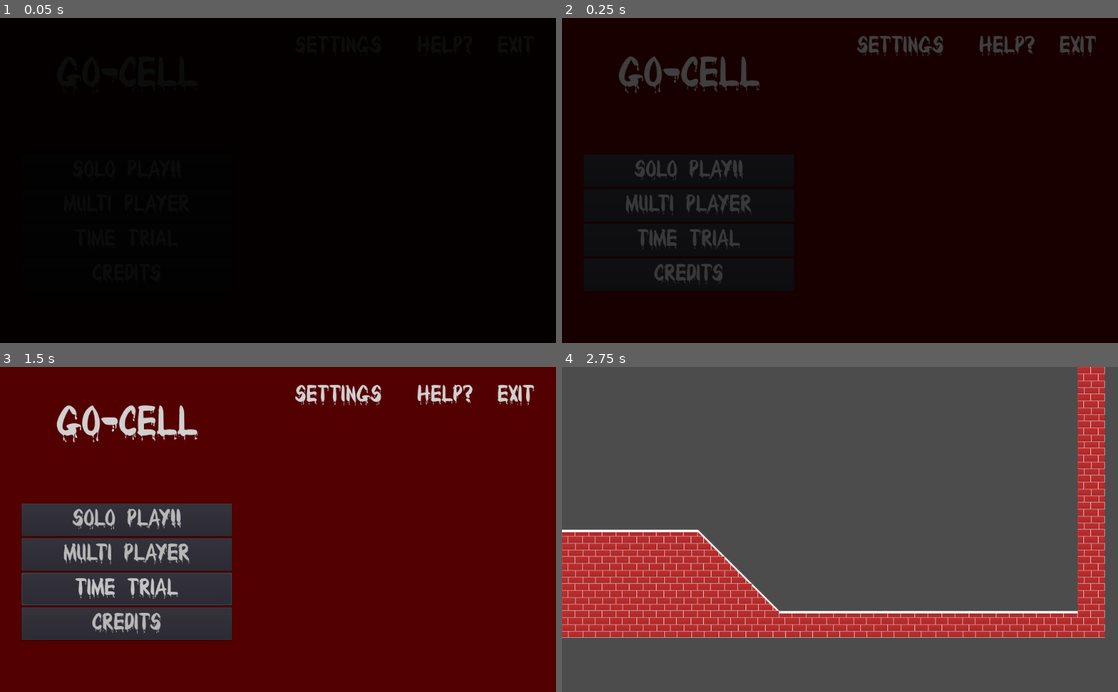
Above: before the commit, frames 1-4 (two rows, left to right).
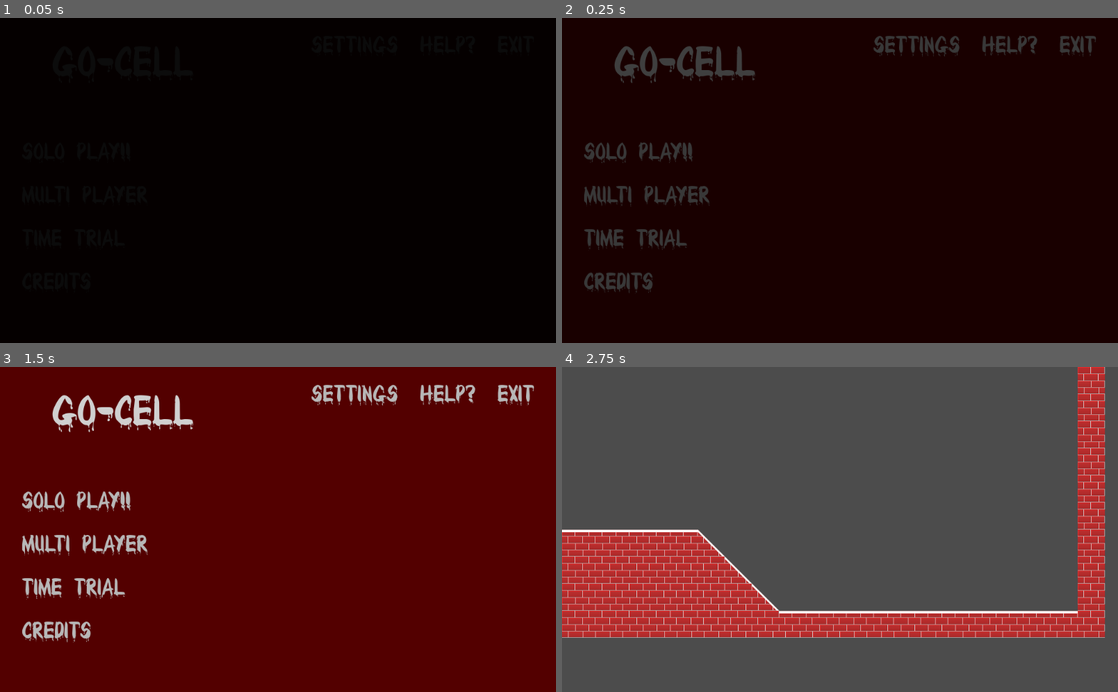
Above: after the commit, the same moments.

Repository: ichlaffterlalu/gocell
Game: Godot game, scene res://Scenes/MainMenu/MainMenu.tscn
Two runs of this game, one before a commit and one after it. Both use one fixed random seed, a clock stepped at 60 frames per second and the inputs below. The engine's default icon, where the game draws it, is replaced by a stand-in: a white triangle on a blue panel in a dark square.
Inputs:
- Up to frame 1 (0.05 s): no input
- Up to frame 2 (0.25 s): no input
- Up to frame 3 (1.5 s): click "Multi Player" at 0.5 s; click "Time Trial" at 1.25 s
- Up to frame 4 (2.75 s): click "Credits" at 2 s

The runs differ from the first frame. In frame 2, 5.9% of the frame differs, in the area x 4-86%, y 5-85%; in frame 3, 19%, in the area x 3-96%, y 5-85%; in frame 4, nothing differs.

Commit message:
Changing style from standard button to link button

Diff:
--- a/Prototype/Platforming Danin/Fonts/Main Menu Font.tres
+++ b/Prototype/Platforming Danin/Scenes/MainMenu/Main Menu Font.tres
@@ -8,4 +8,4 @@
 use_mipmaps = false
 use_filter = false
 font_data = ExtResource( 1 )
-_sections_unfolded = [ "Font", "Resource", "Settings" ]
+_sections_unfolded = [ "Extra Spacing", "Font", "Resource", "Settings" ]
--- a/Prototype/Platforming Danin/Scenes/MainMenu/MainMenu.tscn
+++ b/Prototype/Platforming Danin/Scenes/MainMenu/MainMenu.tscn
@@ -1,8 +1,8 @@
 [gd_scene load_steps=8 format=2]
 
 [ext_resource path="res://Scenes/MainMenu/MainMenu.gd" type="Script" id=1]
-[ext_resource path="res://Fonts/Title Font.tres" type="DynamicFont" id=2]
-[ext_resource path="res://Fonts/Main Menu Font.tres" type="DynamicFont" id=3]
+[ext_resource path="res://Scenes/MainMenu/Title Font.tres" type="DynamicFont" id=2]
+[ext_resource path="res://Scenes/MainMenu/Main Menu Font.tres" type="DynamicFont" id=3]
 [ext_resource path="res://Scenes/MainMenu/MainMenuButton.gd" type="Script" id=4]
 [ext_resource path="res://Scenes/MainMenu/Fade.gd" type="Script" id=5]
 
@@ -110,8 +110,9 @@
 mouse_default_cursor_shape = 0
 size_flags_horizontal = 1
 size_flags_vertical = 1
+custom_constants/separation = 40
 alignment = 0
-_sections_unfolded = [ "Rect" ]
+_sections_unfolded = [ "Rect", "custom_constants" ]
 
 [node name="LeftSide" type="VBoxContainer" parent="MainPage/MarginContainer/HBoxContainer" index="0"]
 
@@ -119,7 +120,7 @@
 anchor_top = 0.0
 anchor_right = 0.0
 anchor_bottom = 0.0
-margin_right = 387.0
+margin_right = 372.0
 margin_bottom = 540.0
 rect_pivot_offset = Vector2( 0, 0 )
 rect_clip_content = false
@@ -128,8 +129,9 @@
 size_flags_horizontal = 3
 size_flags_vertical = 3
 size_flags_stretch_ratio = 0.7
+custom_constants/separation = 40
 alignment = 0
-_sections_unfolded = [ "Rect", "Size Flags" ]
+_sections_unfolded = [ "Rect", "Size Flags", "custom_constants" ]
 
 [node name="CenterContainer" type="CenterContainer" parent="MainPage/MarginContainer/HBoxContainer/LeftSide" index="0"]
 
@@ -137,15 +139,15 @@
 anchor_top = 0.0
 anchor_right = 0.0
 anchor_bottom = 0.0
-margin_right = 387.0
-margin_bottom = 153.0
+margin_right = 372.0
+margin_bottom = 115.0
 rect_pivot_offset = Vector2( 0, 0 )
 rect_clip_content = false
 mouse_filter = 0
 mouse_default_cursor_shape = 0
 size_flags_horizontal = 3
 size_flags_vertical = 3
-size_flags_stretch_ratio = 0.4
+size_flags_stretch_ratio = 0.3
 use_top_left = false
 _sections_unfolded = [ "Margin", "Size Flags", "Theme" ]
 
@@ -155,10 +157,10 @@
 anchor_top = 0.0
 anchor_right = 0.0
 anchor_bottom = 0.0
-margin_left = 63.0
-margin_top = 37.0
-margin_right = 324.0
-margin_bottom = 116.0
+margin_left = 55.0
+margin_top = 18.0
+margin_right = 316.0
+margin_bottom = 97.0
 rect_pivot_offset = Vector2( 0, 0 )
 rect_clip_content = false
 mouse_filter = 2
@@ -178,8 +180,8 @@
 anchor_top = 0.0
 anchor_right = 0.0
 anchor_bottom = 0.0
-margin_top = 157.0
-margin_right = 387.0
+margin_top = 155.0
+margin_right = 372.0
 margin_bottom = 540.0
 rect_pivot_offset = Vector2( 0, 0 )
 rect_clip_content = false
@@ -187,123 +189,116 @@
 mouse_default_cursor_shape = 0
 size_flags_horizontal = 3
 size_flags_vertical = 3
+custom_constants/separation = 20
 alignment = 1
-_sections_unfolded = [ "Hint", "Size Flags" ]
-
-[node name="SinglePlayer" type="Button" parent="MainPage/MarginContainer/HBoxContainer/LeftSide/MenuButtons" index="0"]
-
-anchor_left = 0.0
-anchor_top = 0.0
-anchor_right = 0.0
-anchor_bottom = 0.0
-margin_top = 65.0
-margin_right = 387.0
-margin_bottom = 125.0
+_sections_unfolded = [ "Hint", "Size Flags", "custom_constants" ]
+
+[node name="SinglePlayer" type="LinkButton" parent="MainPage/MarginContainer/HBoxContainer/LeftSide/MenuButtons" index="0"]
+
+anchor_left = 0.0
+anchor_top = 0.0
+anchor_right = 0.0
+anchor_bottom = 0.0
+margin_top = 42.0
+margin_right = 372.0
+margin_bottom = 102.0
 rect_min_size = Vector2( 0, 60 )
 rect_pivot_offset = Vector2( 0, 0 )
 rect_clip_content = false
-focus_mode = 2
-mouse_filter = 0
-mouse_default_cursor_shape = 0
-size_flags_horizontal = 1
-size_flags_vertical = 1
-custom_fonts/font = ExtResource( 3 )
-toggle_mode = false
-enabled_focus_mode = 2
+mouse_filter = 0
+mouse_default_cursor_shape = 2
+size_flags_horizontal = 1
+size_flags_vertical = 1
+custom_fonts/font = ExtResource( 3 )
+toggle_mode = false
+enabled_focus_mode = 0
 shortcut = null
 group = null
 text = "Solo Play!!"
-flat = false
-align = 1
+underline = 1
 script = ExtResource( 4 )
-_sections_unfolded = [ "Margin", "Rect", "Size Flags", "custom_fonts" ]
+_sections_unfolded = [ "Margin", "Rect", "Size Flags", "custom_colors", "custom_fonts" ]
 scene_to_load = "res://Scenes/World.tscn"
 
-[node name="MultiPlayer" type="Button" parent="MainPage/MarginContainer/HBoxContainer/LeftSide/MenuButtons" index="1"]
-
-anchor_left = 0.0
-anchor_top = 0.0
-anchor_right = 0.0
-anchor_bottom = 0.0
-margin_top = 129.0
-margin_right = 387.0
-margin_bottom = 189.0
+[node name="MultiPlayer" type="LinkButton" parent="MainPage/MarginContainer/HBoxContainer/LeftSide/MenuButtons" index="1"]
+
+anchor_left = 0.0
+anchor_top = 0.0
+anchor_right = 0.0
+anchor_bottom = 0.0
+margin_top = 122.0
+margin_right = 372.0
+margin_bottom = 182.0
 rect_min_size = Vector2( 0, 60 )
 rect_pivot_offset = Vector2( 0, 0 )
 rect_clip_content = false
-focus_mode = 2
-mouse_filter = 0
-mouse_default_cursor_shape = 0
-size_flags_horizontal = 1
-size_flags_vertical = 1
-custom_fonts/font = ExtResource( 3 )
-toggle_mode = false
-enabled_focus_mode = 2
+mouse_filter = 0
+mouse_default_cursor_shape = 2
+size_flags_horizontal = 1
+size_flags_vertical = 1
+custom_fonts/font = ExtResource( 3 )
+toggle_mode = false
+enabled_focus_mode = 0
 shortcut = null
 group = null
 text = "Multi Player"
-flat = false
-align = 1
+underline = 1
 script = ExtResource( 4 )
 _sections_unfolded = [ "Margin", "Rect", "custom_fonts" ]
 scene_to_load = "res://Scenes/World.tscn"
 
-[node name="TimeTrial" type="Button" parent="MainPage/MarginContainer/HBoxContainer/LeftSide/MenuButtons" index="2"]
-
-anchor_left = 0.0
-anchor_top = 0.0
-anchor_right = 0.0
-anchor_bottom = 0.0
-margin_top = 193.0
-margin_right = 387.0
-margin_bottom = 253.0
+[node name="TimeTrial" type="LinkButton" parent="MainPage/MarginContainer/HBoxContainer/LeftSide/MenuButtons" index="2"]
+
+anchor_left = 0.0
+anchor_top = 0.0
+anchor_right = 0.0
+anchor_bottom = 0.0
+margin_top = 202.0
+margin_right = 372.0
+margin_bottom = 262.0
 rect_min_size = Vector2( 0, 60 )
 rect_pivot_offset = Vector2( 0, 0 )
 rect_clip_content = false
-focus_mode = 2
-mouse_filter = 0
-mouse_default_cursor_shape = 0
-size_flags_horizontal = 1
-size_flags_vertical = 1
-custom_fonts/font = ExtResource( 3 )
-toggle_mode = false
-enabled_focus_mode = 2
+mouse_filter = 0
+mouse_default_cursor_shape = 2
+size_flags_horizontal = 1
+size_flags_vertical = 1
+custom_fonts/font = ExtResource( 3 )
+toggle_mode = false
+enabled_focus_mode = 0
 shortcut = null
 group = null
 text = "Time Trial"
-flat = false
-align = 1
+underline = 1
 script = ExtResource( 4 )
 _sections_unfolded = [ "Margin", "Rect", "custom_fonts" ]
 scene_to_load = "res://Scenes/World.tscn"
 
-[node name="Credits2" type="Button" parent="MainPage/MarginContainer/HBoxContainer/LeftSide/MenuButtons" index="3"]
-
-anchor_left = 0.0
-anchor_top = 0.0
-anchor_right = 0.0
-anchor_bottom = 0.0
-margin_top = 257.0
-margin_right = 387.0
-margin_bottom = 317.0
+[node name="Credits2" type="LinkButton" parent="MainPage/MarginContainer/HBoxContainer/LeftSide/MenuButtons" index="3"]
+
+anchor_left = 0.0
+anchor_top = 0.0
+anchor_right = 0.0
+anchor_bottom = 0.0
+margin_top = 282.0
+margin_right = 372.0
+margin_bottom = 342.0
 rect_min_size = Vector2( 0, 60 )
 rect_pivot_offset = Vector2( 0, 0 )
 rect_clip_content = false
-focus_mode = 2
-mouse_filter = 0
-mouse_default_cursor_shape = 0
-size_flags_horizontal = 1
-size_flags_vertical = 1
-custom_fonts/font = ExtResource( 3 )
-toggle_mode = false
-enabled_focus_mode = 2
+mouse_filter = 0
+mouse_default_cursor_shape = 2
+size_flags_horizontal = 1
+size_flags_vertical = 1
+custom_fonts/font = ExtResource( 3 )
+toggle_mode = false
+enabled_focus_mode = 0
 shortcut = null
 group = null
 text = "Credits"
-flat = false
-align = 1
+underline = 1
 script = ExtResource( 4 )
-_sections_unfolded = [ "Margin", "Rect", "custom_fonts" ]
+_sections_unfolded = [ "Anchor", "Margin", "Rect", "custom_fonts" ]
 scene_to_load = "res://Scenes/World.tscn"
 
 [node name="RightSide" type="VBoxContainer" parent="MainPage/MarginContainer/HBoxContainer" index="1"]
@@ -312,7 +307,7 @@
 anchor_top = 0.0
 anchor_right = 0.0
 anchor_bottom = 0.0
-margin_left = 391.0
+margin_left = 412.0
 margin_right = 944.0
 margin_bottom = 540.0
 rect_pivot_offset = Vector2( 0, 0 )
@@ -324,13 +319,13 @@
 alignment = 0
 _sections_unfolded = [ "Margin", "Size Flags" ]
 
-[node name="HBoxContainer" type="HBoxContainer" parent="MainPage/MarginContainer/HBoxContainer/RightSide" index="0"]
-
-anchor_left = 0.0
-anchor_top = 0.0
-anchor_right = 0.0
-anchor_bottom = 0.0
-margin_right = 553.0
+[node name="GameOptions" type="HBoxContainer" parent="MainPage/MarginContainer/HBoxContainer/RightSide" index="0"]
+
+anchor_left = 0.0
+anchor_top = 0.0
+anchor_right = 0.0
+anchor_bottom = 0.0
+margin_right = 532.0
 margin_bottom = 45.0
 rect_pivot_offset = Vector2( 0, 0 )
 rect_clip_content = false
@@ -338,77 +333,83 @@
 mouse_default_cursor_shape = 0
 size_flags_horizontal = 1
 size_flags_vertical = 1
+custom_constants/separation = 40
 alignment = 0
-
-[node name="Settings" type="Label" parent="MainPage/MarginContainer/HBoxContainer/RightSide/HBoxContainer" index="0"]
-
-anchor_left = 0.0
-anchor_top = 0.0
-anchor_right = 0.0
-anchor_bottom = 0.0
-margin_right = 272.0
+_sections_unfolded = [ "custom_constants" ]
+
+[node name="Settings" type="LinkButton" parent="MainPage/MarginContainer/HBoxContainer/RightSide/GameOptions" index="0"]
+
+anchor_left = 0.0
+anchor_top = 0.0
+anchor_right = 0.0
+anchor_bottom = 0.0
+margin_left = 121.0
+margin_right = 281.0
 margin_bottom = 45.0
 rect_pivot_offset = Vector2( 0, 0 )
 rect_clip_content = false
-mouse_filter = 2
-mouse_default_cursor_shape = 0
-size_flags_horizontal = 11
-size_flags_vertical = 8
-custom_fonts/font = ExtResource( 3 )
+mouse_filter = 0
+mouse_default_cursor_shape = 2
+size_flags_horizontal = 10
+size_flags_vertical = 4
+custom_fonts/font = ExtResource( 3 )
+toggle_mode = false
+enabled_focus_mode = 0
+shortcut = null
+group = null
 text = "Settings"
-align = 2
-percent_visible = 1.0
-lines_skipped = 0
-max_lines_visible = -1
+underline = 1
 _sections_unfolded = [ "Anchor", "Margin", "Rect", "Size Flags", "custom_colors", "custom_fonts" ]
 
-[node name="Help" type="Label" parent="MainPage/MarginContainer/HBoxContainer/RightSide/HBoxContainer" index="1"]
-
-anchor_left = 0.0
-anchor_top = 0.0
-anchor_right = 0.0
-anchor_bottom = 0.0
-margin_left = 276.0
-margin_right = 439.0
+[node name="Help" type="LinkButton" parent="MainPage/MarginContainer/HBoxContainer/RightSide/GameOptions" index="1"]
+
+anchor_left = 0.0
+anchor_top = 0.0
+anchor_right = 0.0
+anchor_bottom = 0.0
+margin_left = 321.0
+margin_right = 424.0
 margin_bottom = 45.0
 rect_pivot_offset = Vector2( 0, 0 )
 rect_clip_content = false
-mouse_filter = 2
-mouse_default_cursor_shape = 0
-size_flags_horizontal = 11
-size_flags_vertical = 8
-size_flags_stretch_ratio = 0.6
-custom_fonts/font = ExtResource( 3 )
+mouse_filter = 0
+mouse_default_cursor_shape = 2
+size_flags_horizontal = 4
+size_flags_vertical = 6
+custom_fonts/font = ExtResource( 3 )
+toggle_mode = false
+enabled_focus_mode = 0
+shortcut = null
+group = null
 text = "Help?"
-align = 2
-percent_visible = 1.0
-lines_skipped = 0
-max_lines_visible = -1
+underline = 1
+script = ExtResource( 4 )
 _sections_unfolded = [ "Anchor", "Size Flags", "custom_colors", "custom_fonts" ]
-
-[node name="Exit" type="Label" parent="MainPage/MarginContainer/HBoxContainer/RightSide/HBoxContainer" index="2"]
-
-anchor_left = 0.0
-anchor_top = 0.0
-anchor_right = 0.0
-anchor_bottom = 0.0
-margin_left = 443.0
-margin_right = 553.0
+scene_to_load = "res://Scenes/World.tscn"
+
+[node name="Exit" type="LinkButton" parent="MainPage/MarginContainer/HBoxContainer/RightSide/GameOptions" index="2"]
+
+anchor_left = 0.0
+anchor_top = 0.0
+anchor_right = 0.0
+anchor_bottom = 0.0
+margin_left = 464.0
+margin_right = 532.0
 margin_bottom = 45.0
 rect_pivot_offset = Vector2( 0, 0 )
 rect_clip_content = false
-mouse_filter = 2
-mouse_default_cursor_shape = 0
-size_flags_horizontal = 11
-size_flags_vertical = 8
-size_flags_stretch_ratio = 0.4
-custom_fonts/font = ExtResource( 3 )
+mouse_filter = 0
+mouse_default_cursor_shape = 2
+size_flags_horizontal = 4
+size_flags_vertical = 4
+custom_fonts/font = ExtResource( 3 )
+toggle_mode = false
+enabled_focus_mode = 0
+shortcut = null
+group = null
 text = "Exit"
-align = 2
-percent_visible = 1.0
-lines_skipped = 0
-max_lines_visible = -1
-_sections_unfolded = [ "Margin", "Size Flags", "custom_colors", "custom_fonts" ]
+underline = 1
+_sections_unfolded = [ "Anchor", "Margin", "Size Flags", "custom_colors", "custom_fonts" ]
 
 [node name="CenterContainer" type="CenterContainer" parent="MainPage/MarginContainer/HBoxContainer/RightSide" index="1"]
 
@@ -417,7 +418,7 @@
 anchor_right = 0.0
 anchor_bottom = 0.0
 margin_top = 49.0
-margin_right = 553.0
+margin_right = 532.0
 margin_bottom = 540.0
 rect_pivot_offset = Vector2( 0, 0 )
 rect_clip_content = false
--- a/Prototype/Platforming Danin/Scenes/MainMenu/MainMenuButton.gd
+++ b/Prototype/Platforming Danin/Scenes/MainMenu/MainMenuButton.gd
@@ -1,2 +1,2 @@
-extends Button
+extends LinkButton
 export(String) var scene_to_load
Renamed: Prototype/Platforming Danin/Fonts/Title Font.tres -> Prototype/Platforming Danin/Scenes/MainMenu/Title Font.tres
